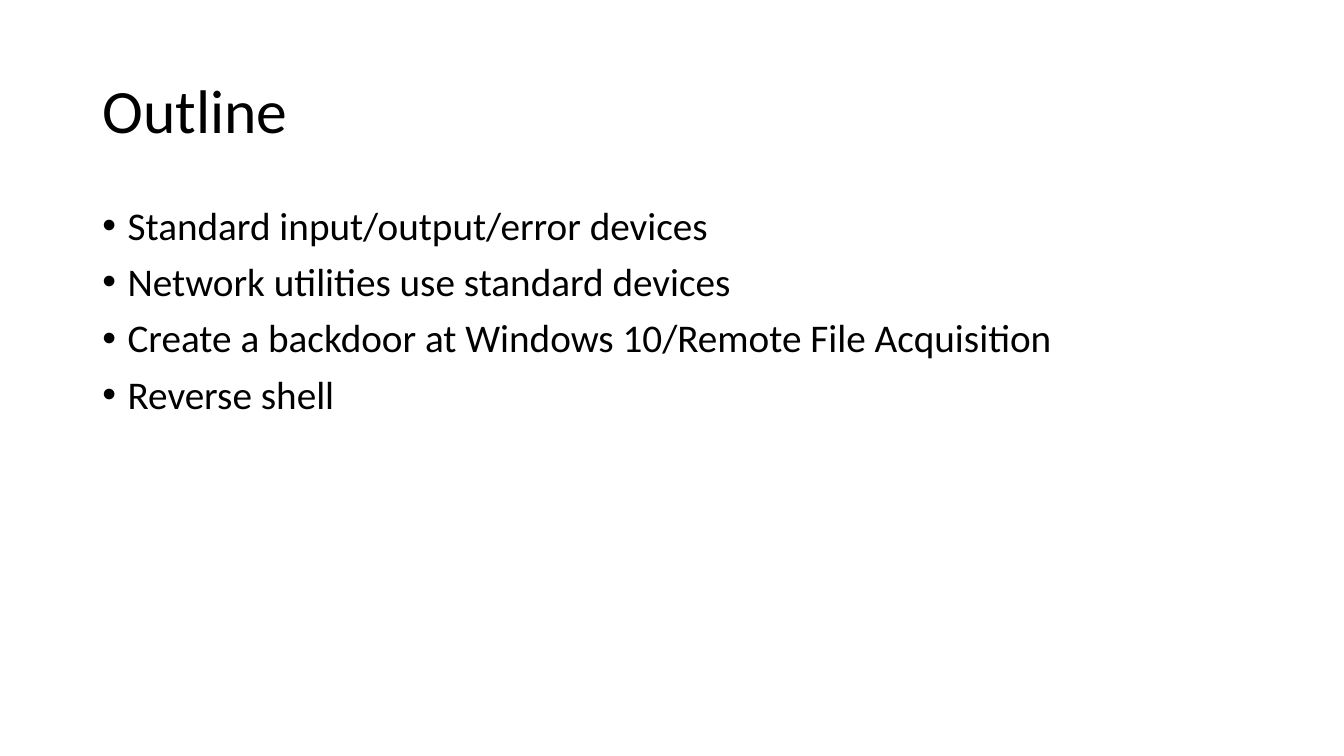
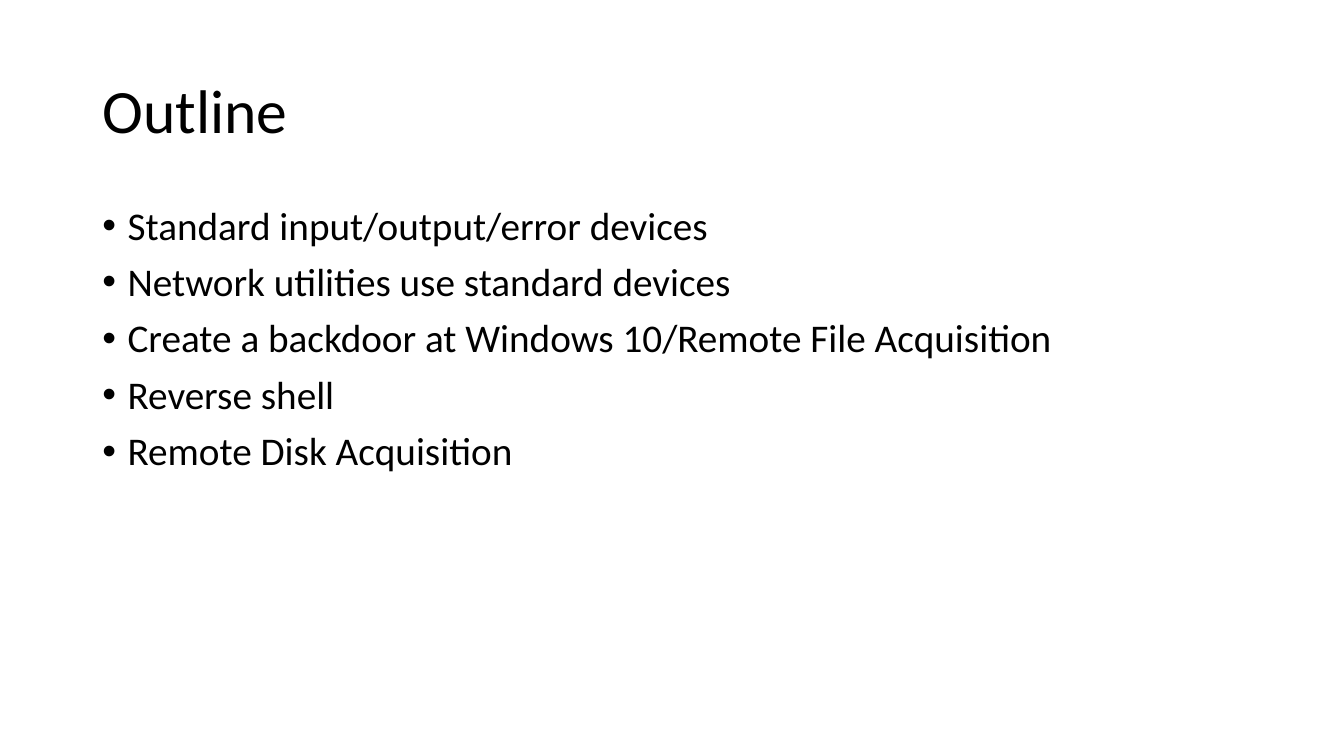
Before and after one commit to frankwxu/digital-forensics-lab, a slide deck: slide 2 of Basic_Computer_Skills_for_Forensics/4_Advanced_linux_command_line.pptx. Drawn at 1344x756 pixels with LibreOffice and Linux fonts; fonts in the diff are those of the drawing; background and template pictures are left out. Boxes give left, top, right and bottom in pixels: in the first picture for what was removed or moved away, otherwise in the second. Text is boxed around its words. In the diff, an @@ line names an element or a change of style, - is before the commit and + after.

Commit message:
add remote disk acquisition to Basic computer skills- advanced Linux CLI

```diff
--- a/Basic_Computer_Skills_for_Forensics/4_Advanced_linux_command_line.pptx
+++ b/Basic_Computer_Skills_for_Forensics/4_Advanced_linux_command_line.pptx
@@ text at [128, 437, 513, 472]: paragraph added @@
+• Remote Disk Acquisition
```
Also in this commit, not shown: 4 other slides changed, 5 slides added, 1 other file.
